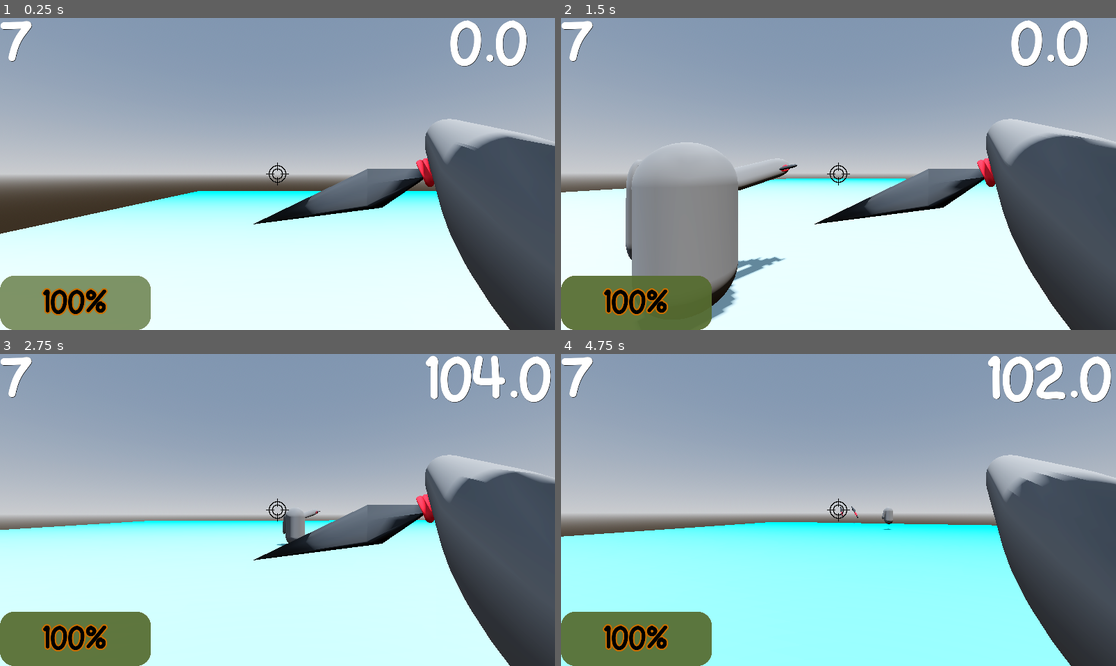
Above: before the commit, frames 1-4 (two rows, left to right).
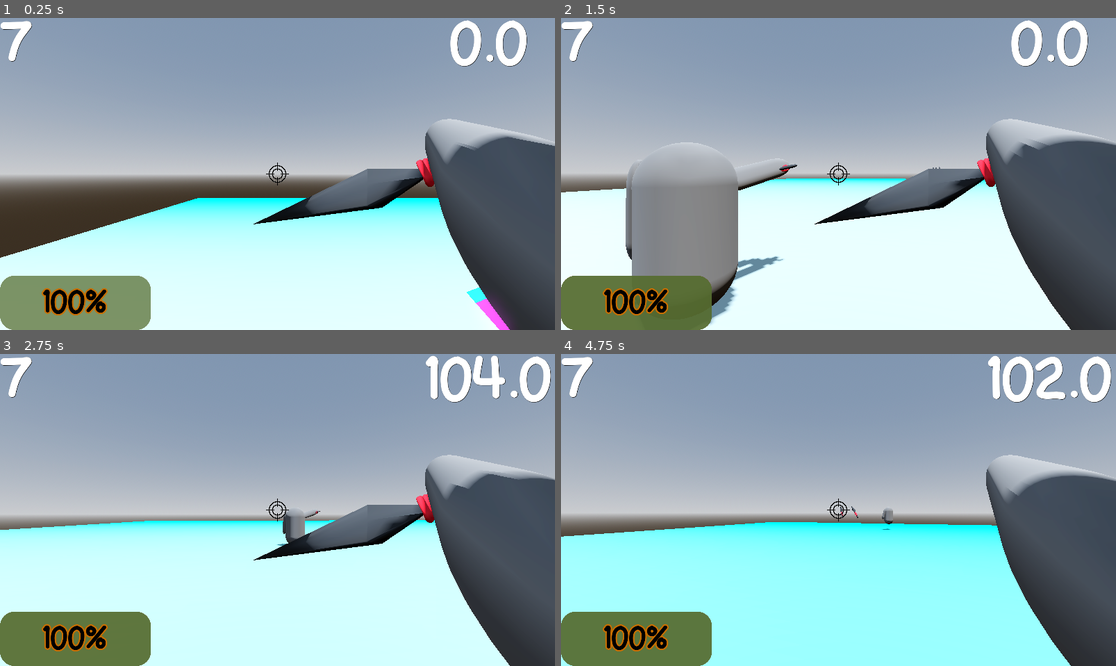
Above: after the commit, the same moments.

Repository: hasofit/NARUTO-FPS-LES-GO
Game: Godot game, scene res://scenes/world.tscn
Two runs of this game, one before a commit and one after it. Both use one fixed random seed, a clock stepped at 60 frames per second and the inputs below.
Inputs (mouse positions are in pixels of both pictures, inside the frame that each line leads up to):
- Up to frame 1 (0.25 s): no input
- Up to frame 2 (1.5 s): move the mouse to (866, 174) at 0.52 s; hold W (move_forward) from 0.53 s (still down); tap F (Kunai Wall) at 0.6 s; tap Space (jump) at 0.77 s; move the mouse to (810, 174) at 1.27 s; tap Q (ShadowClone) at 1.35 s
- Up to frame 3 (2.75 s): keep holding W (move_forward); tap Space (jump) at 1.52 s; move the mouse to (288, 503) at 2.02 s; tap K (Start) at 2.1 s
- Up to frame 4 (4.75 s): keep holding W (move_forward); move the mouse to (832, 516) at 2.77 s; click (832, 516) at 2.85 s; tap Space (jump) at 3.02, 3.77, 4.52 s; move the mouse to (877, 513) at 3.52 s; tap Shift (sprint) at 3.6 s; move the mouse to (794, 506) at 4.27 s; right-click (794, 506) at 4.35 s

The runs differ from the first frame. In frame 1, 8.8% of the frame differs, in the area x 0-93%, y 55-100%; in frame 2, 0.6%; in frame 3, 0.4%; in frame 4, 0.4%.
Error in both runs: Cannot call method 'start' on a null value. (res://scripts/player.gd:104)

Commit message:
lowered platform

Diff:
--- a/scenes/world.tscn
+++ b/scenes/world.tscn
@@ -63,7 +63,7 @@
 [node name="terrain" type="Node3D" parent="."]
 
 [node name="CSGBox3D" type="CSGBox3D" parent="terrain"]
-transform = Transform3D(1, 0, 0, 0, 1, 0, 0, 0, 1, 0.294525, 67.433, 0)
+transform = Transform3D(1, 0, 0, 0, 1, 0, 0, 0, 1, 0.294525, 65.1996, 0)
 use_collision = true
 collision_layer = 7
 collision_mask = 7
@@ -84,43 +84,43 @@
 material = SubResource("StandardMaterial3D_7r4gi")
 
 [node name="CSGBox3D3" type="CSGBox3D" parent="terrain"]
-transform = Transform3D(77.41, 0, 0, 0, 77.41, 0, 0, 0, 77.41, -168.009, -24.8911, -5.87756)
+transform = Transform3D(77.41, 0, 0, 0, 77.41, 0, 0, 0, 77.41, -168.009, -27.1245, -5.87756)
 use_collision = true
 size = Vector3(1.88135, 0.0595705, 6.33032)
 material = SubResource("StandardMaterial3D_7r4gi")
 
 [node name="CSGBox3D4" type="CSGBox3D" parent="terrain"]
-transform = Transform3D(77.41, 0, 0, 0, 47.4926, 0, 0, 0, 77.41, -175.908, -21.1342, 180.406)
+transform = Transform3D(77.41, 0, 0, 0, 47.4926, 0, 0, 0, 77.41, -175.908, -23.3676, 180.406)
 use_collision = true
 size = Vector3(0.40332, 0.0723572, 0.33313)
 material = SubResource("StandardMaterial3D_7r4gi")
 
 [node name="CSGBox3D5" type="CSGBox3D" parent="terrain"]
-transform = Transform3D(77.41, 0, 0, 0, 47.4926, 0, 0, 0, 77.41, -155.861, -19.1517, 148.545)
+transform = Transform3D(77.41, 0, 0, 0, 47.4926, 0, 0, 0, 77.41, -155.861, -21.3851, 148.545)
 use_collision = true
 size = Vector3(0.40332, 0.155846, 0.33313)
 material = SubResource("StandardMaterial3D_7r4gi")
 
 [node name="CSGBox3D6" type="CSGBox3D" parent="terrain"]
-transform = Transform3D(77.41, 0, 0, 0, 47.4926, 0, 0, 0, 77.41, -170.955, -17.7457, 108.605)
+transform = Transform3D(77.41, 0, 0, 0, 47.4926, 0, 0, 0, 77.41, -170.955, -19.9791, 108.605)
 use_collision = true
 size = Vector3(0.40332, 0.259319, 0.33313)
 material = SubResource("StandardMaterial3D_7r4gi")
 
 [node name="CSGBox3D8" type="CSGBox3D" parent="terrain"]
-transform = Transform3D(77.41, 0, 0, 0, 47.4926, 0, 0, 0, 77.41, -210.064, -14.384, 109.488)
+transform = Transform3D(77.41, 0, 0, 0, 47.4926, 0, 0, 0, 77.41, -210.064, -16.6174, 109.488)
 use_collision = true
 size = Vector3(0.40332, 0.350255, 0.33313)
 material = SubResource("StandardMaterial3D_7r4gi")
 
 [node name="CSGBox3D9" type="CSGBox3D" parent="terrain"]
-transform = Transform3D(77.41, 0, 0, 0, 47.4926, 0, 0, 0, 77.41, -208.524, -14.1563, 149.934)
+transform = Transform3D(77.41, 0, 0, 0, 47.4926, 0, 0, 0, 77.41, -208.524, -16.3897, 149.934)
 use_collision = true
 size = Vector3(0.40332, 0.350255, 0.33313)
 material = SubResource("StandardMaterial3D_7r4gi")
 
 [node name="CSGBox3D14" type="CSGBox3D" parent="terrain"]
-transform = Transform3D(77.41, 0, 0, 0, 47.4926, 0, 0, 0, 77.41, -199.8, -1.19222, 151.099)
+transform = Transform3D(77.41, 0, 0, 0, 47.4926, 0, 0, 0, 77.41, -199.8, -3.42566, 151.099)
 use_collision = true
 size = Vector3(0.177138, 0.235, 0.071)
 material = SubResource("StandardMaterial3D_7r4gi")
@@ -133,49 +133,49 @@
 material = SubResource("StandardMaterial3D_7r4gi")
 
 [node name="CSGBox3D12" type="CSGBox3D" parent="terrain"]
-transform = Transform3D(77.41, 0, 0, 0, 47.4926, 0, 0, 0, 77.41, -202.429, -2.0493, 146.06)
+transform = Transform3D(77.41, 0, 0, 0, 47.4926, 0, 0, 0, 77.41, -202.429, -4.28274, 146.06)
 use_collision = true
 size = Vector3(0.149012, 0.161129, 0.057519)
 material = SubResource("StandardMaterial3D_7r4gi")
 
 [node name="CSGBox3D13" type="CSGBox3D" parent="terrain"]
-transform = Transform3D(77.41, 0, 0, 0, 47.4926, 0, 0, 0, 77.41, -218.384, 0.0937966, 151.581)
+transform = Transform3D(77.41, 0, 0, 0, 47.4926, 0, 0, 0, 77.41, -218.384, -2.13964, 151.581)
 use_collision = true
 size = Vector3(0.153119, 0.234656, 0.0980954)
 material = SubResource("StandardMaterial3D_7r4gi")
 
 [node name="CSGBox3D17" type="CSGBox3D" parent="terrain"]
-transform = Transform3D(77.41, 0, 0, 0, 47.4926, 0, 0, 0, 77.41, -213.828, 8.26219, 150.812)
+transform = Transform3D(77.41, 0, 0, 0, 47.4926, 0, 0, 0, 77.41, -213.828, 6.02875, 150.812)
 use_collision = true
 size = Vector3(0.0354111, 0.107563, 0.0782225)
 material = SubResource("StandardMaterial3D_7r4gi")
 
 [node name="CSGBox3D19" type="CSGBox3D" parent="terrain"]
-transform = Transform3D(77.41, 0, 0, 0, 47.4926, 0, 0, 0, 77.41, -207.922, 13.3177, 153.836)
+transform = Transform3D(77.41, 0, 0, 0, 47.4926, 0, 0, 0, 77.41, -207.922, 11.0843, 153.836)
 use_collision = true
 size = Vector3(0.117012, 0.108469, 0.00320739)
 material = SubResource("StandardMaterial3D_7r4gi")
 
 [node name="CSGBox3D20" type="CSGBox3D" parent="terrain"]
-transform = Transform3D(77.41, 0, 0, 0, 47.4926, 0, 0, 0, 77.41, -207.937, 13.3177, 165.405)
+transform = Transform3D(77.41, 0, 0, 0, 47.4926, 0, 0, 0, 77.41, -207.937, 11.0843, 165.405)
 use_collision = true
 size = Vector3(0.117012, 0.108469, 0.00320739)
 material = SubResource("StandardMaterial3D_7r4gi")
 
 [node name="CSGBox3D18" type="CSGBox3D" parent="terrain"]
-transform = Transform3D(77.41, 0, 0, 0, 47.4926, 0, 0, 0, 77.41, -216.708, 8.45798, 158.702)
+transform = Transform3D(77.41, 0, 0, 0, 47.4926, 0, 0, 0, 77.41, -216.708, 6.22454, 158.702)
 use_collision = true
 size = Vector3(0.0354111, 0.0156954, 0.0782225)
 material = SubResource("StandardMaterial3D_7r4gi")
 
 [node name="CSGBox3D16" type="CSGBox3D" parent="terrain"]
-transform = Transform3D(77.41, 0, 0, 0, 47.4926, 0, 0, 0, 77.41, -198.41, -1.28039, 157.746)
+transform = Transform3D(77.41, 0, 0, 0, 47.4926, 0, 0, 0, 77.41, -198.41, -3.51383, 157.746)
 use_collision = true
 size = Vector3(0.142284, 0.23521, 0.103416)
 material = SubResource("StandardMaterial3D_7r4gi")
 
 [node name="CSGBox3D15" type="CSGBox3D" parent="terrain"]
-transform = Transform3D(77.41, 0, 0, 0, 47.4926, 0, 0, 0, 77.41, -209.313, 2.4884, 159.589)
+transform = Transform3D(77.41, 0, 0, 0, 47.4926, 0, 0, 0, 77.41, -209.313, 0.254963, 159.589)
 use_collision = true
 size = Vector3(0.152731, 0.349759, 0.153528)
 material = SubResource("StandardMaterial3D_7r4gi")
@@ -223,7 +223,7 @@
 material = SubResource("StandardMaterial3D_7r4gi")
 
 [node name="CSGBox3D10" type="CSGBox3D" parent="terrain"]
-transform = Transform3D(77.41, 0, 0, 0, 47.4926, 0, 0, 0, 77.41, -229.581, 1.95982, 129.078)
+transform = Transform3D(77.41, 0, 0, 0, 47.4926, 0, 0, 0, 77.41, -229.581, -0.273617, 129.078)
 use_collision = true
 size = Vector3(0.147705, 0.189798, 0.107231)
 material = SubResource("StandardMaterial3D_7r4gi")
@@ -236,7 +236,7 @@
 material = SubResource("StandardMaterial3D_7r4gi")
 
 [node name="CSGBox3D7" type="CSGBox3D" parent="terrain"]
-transform = Transform3D(77.41, 0, 0, 0, 47.4926, 0, 0, 0, 77.41, -196.411, -16.3311, 67.6757)
+transform = Transform3D(77.41, 0, 0, 0, 47.4926, 0, 0, 0, 77.41, -196.411, -18.5645, 67.6757)
 use_collision = true
 size = Vector3(0.40332, 0.318889, 0.33313)
 material = SubResource("StandardMaterial3D_7r4gi")
Not shown, changed: builds/index.html
Not shown, changed: builds/index.pck
